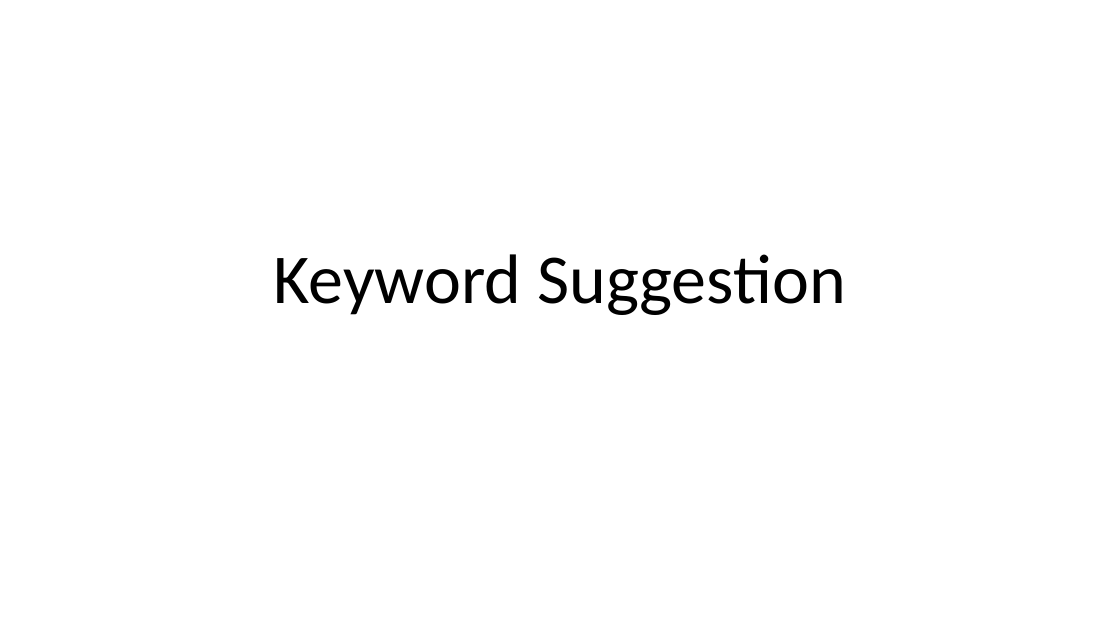
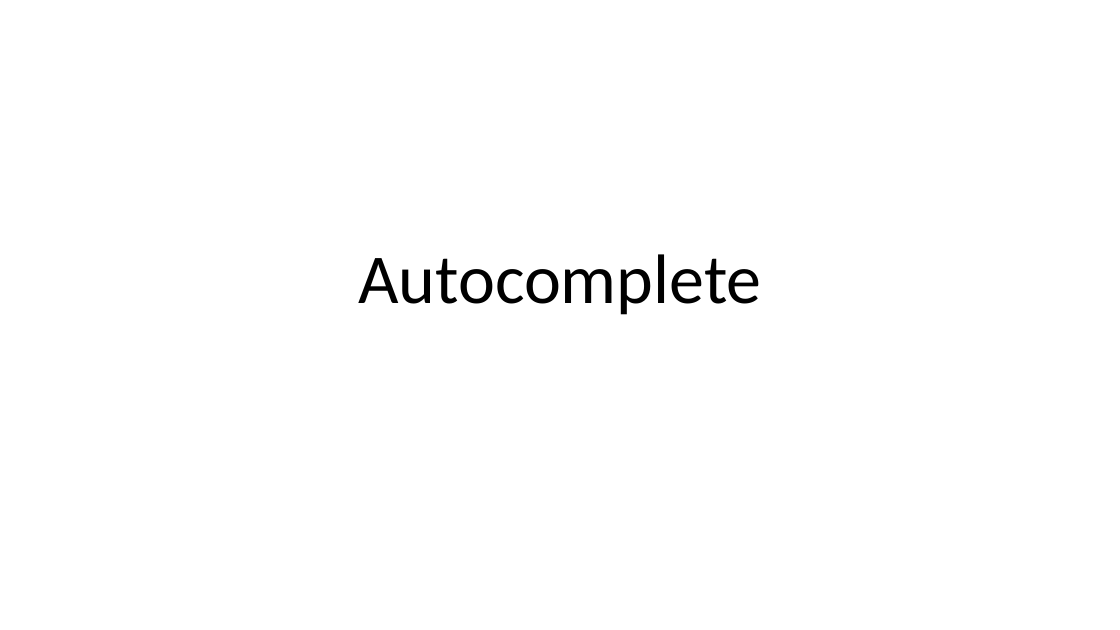
Before and after one commit to Joel-Hwang/leetcode, a slide deck: slide 1 of KeywordSuggestion.pptx. Drawn at 1120x630 pixels with LibreOffice and Linux fonts; fonts in the diff are those of the drawing. Boxes give left, top, right and bottom in pixels: in the first picture for what was removed or moved away, otherwise in the second. Text is boxed around its words. In the diff, an @@ line names an element or a change of style, - is before the commit and + after.

```diff
--- a/KeywordSuggestion.pptx
+++ b/KeywordSuggestion.pptx
@@ title at [358, 254, 761, 315]: text changed @@
-Keyword Suggestion
+Autocomplete
```
Also in this commit, not shown: 3 other slides changed, 2 other files.
